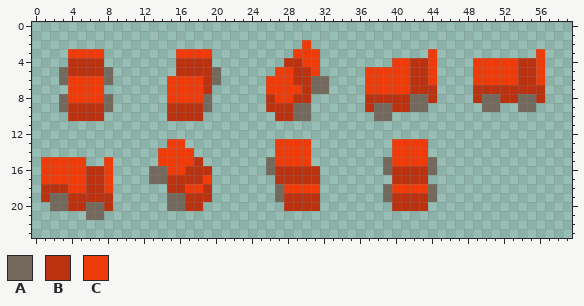
Pixel-art sprite, stored at img/car.png. The first picture shows the starting point.
The file is 60x24 pixels. Colours within 5 levels of each other are drawn and written as one.
Palette (. is transparent): A #73695c  B #bb3211  C #ef3b09
Pixels before, first column x 1:
 2 .............................C..........................
 3 ...CCCC........CCCC.........CCC............C...........C
 4 ...BBBB........BBBB........BBCC........CCBBC....CCCCCBBC
 5 ..ABBBBA.......BBBBA......CCBBC.....CCCCCBBC....CCCCCBBC
 6 ..ACCCCA......CCCCBA.....CCCBBAA....CCCCCBBC....CCCCCBBC
 7 ...CCCC.......CCCCB......CCCCBAA....CCCCCBBB....BBBBBBBB
 8 ..ACCCCA......CCCCA......BCCBB......BBBBBAAB....BAABBAAB
 9 ..ABBBBA......BBBBA......BBBAA......BAABBAA......AA..AA.
10 ...BBBB.......BBBB........BBAA.......AA.................
11 ........................................................
12 ........................................................
13 ..............CC..........CCCC.........CCCC.............
14 .............CCCC.........CCCC.........CCCC.............
15 CCCCC..C.....CCCCB.......ACCCC........ACCCCA............
16 CCCCCBBC....AACCBBB......ABBBBB.......ABBBBA............
17 CCCCCBBC....AABBBBC.......BBBBB........BBBB.............
18 BBBCCBBC......BBCCB.......ACCCC.......ACCCCA............
19 BAABBBBB......AABBB.......ABBBB.......ABBBBA............
20 .AABBAAB......AABB.........BBBB........BBBB.............
21 .....AA.................................................
Once edited:
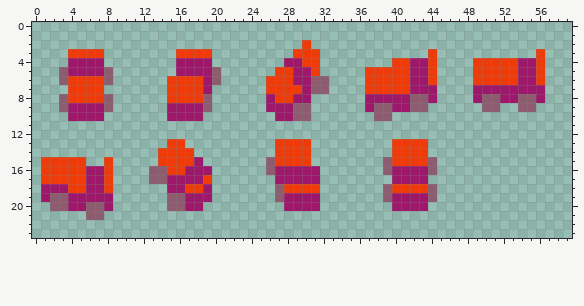
Edits made:
colour A: #73695c -> #8e5c6f
colour B: #bb3211 -> #9d176b
